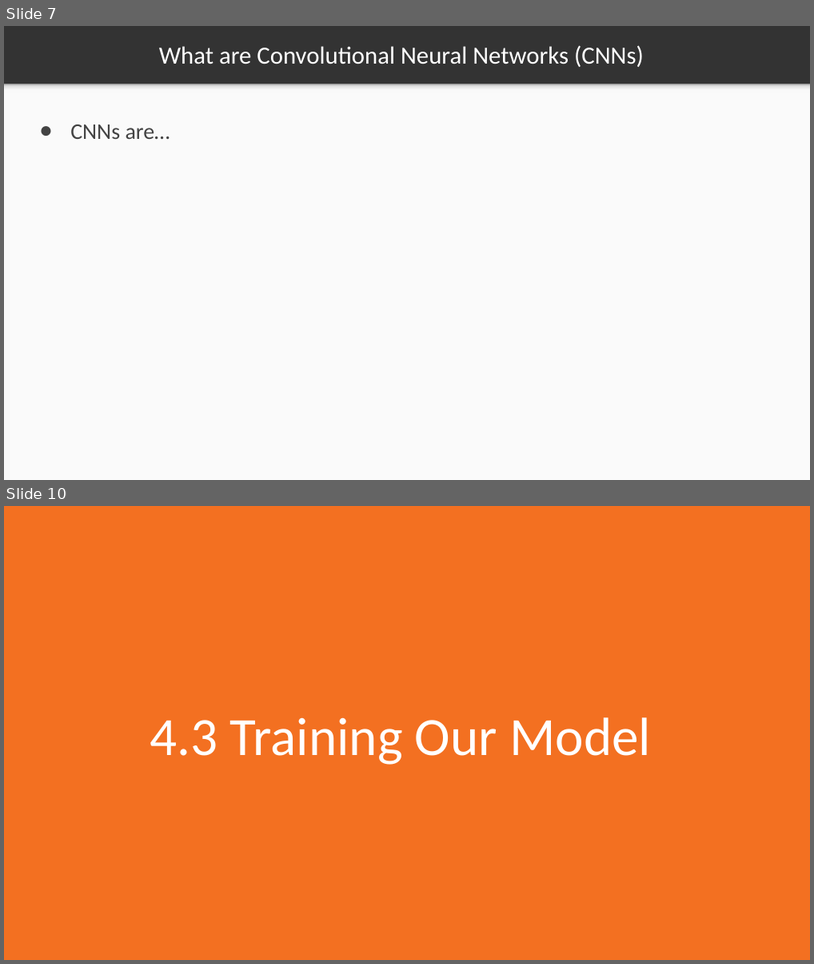
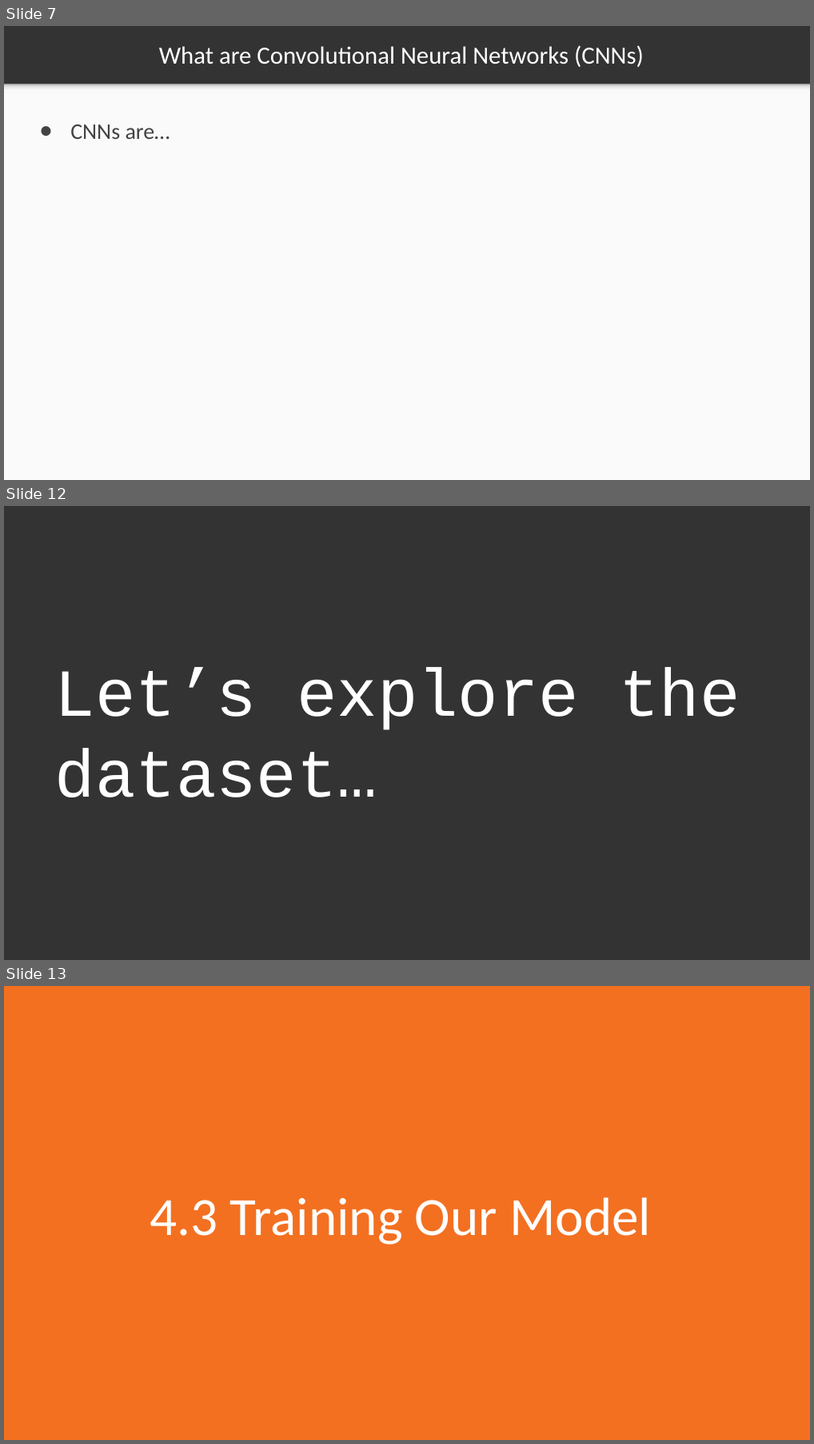
Before and after one commit to markstrefford/1.-Learning-Python-AI-by-Example, a slide deck: 4. Predicting the steering angle of a car/Slides/4.1.pptx. Shown one above the other, each under a label of ours: slides 7 and 10 before the commit, slides 7, 12 and 13 after it; the slides between them are not shown. The pictures are 814x964 and 814x1444 pixels, drawn with LibreOffice and Linux fonts; fonts in the diff are those of the drawing. Boxes give left, top, right and bottom in pixels: in the first picture for what was removed or moved away, otherwise in the second. Text is boxed around its words. In the diff, an @@ line names an element or a change of style, - is before the commit and + after.

```diff
--- a/4. Predicting the steering angle of a car/Slides/4.1.pptx
+++ b/4. Predicting the steering angle of a car/Slides/4.1.pptx
@@ slide 12 added at box(4, 506, 810, 960), background #333333 @@
@@ title added at box(55, 668, 740, 797), 120.1 pt, text #FFFFFF @@
+Let’s explore the dataset…
@@ what was slide 10 is now slide 13 @@
```
Also in this commit, not shown: 3 slides changed, 7 other slides added.
